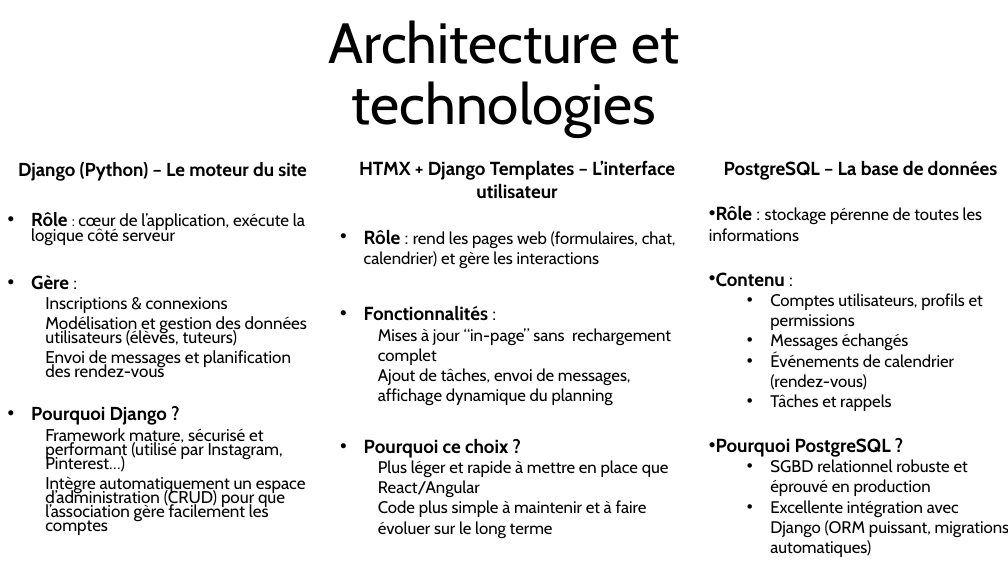
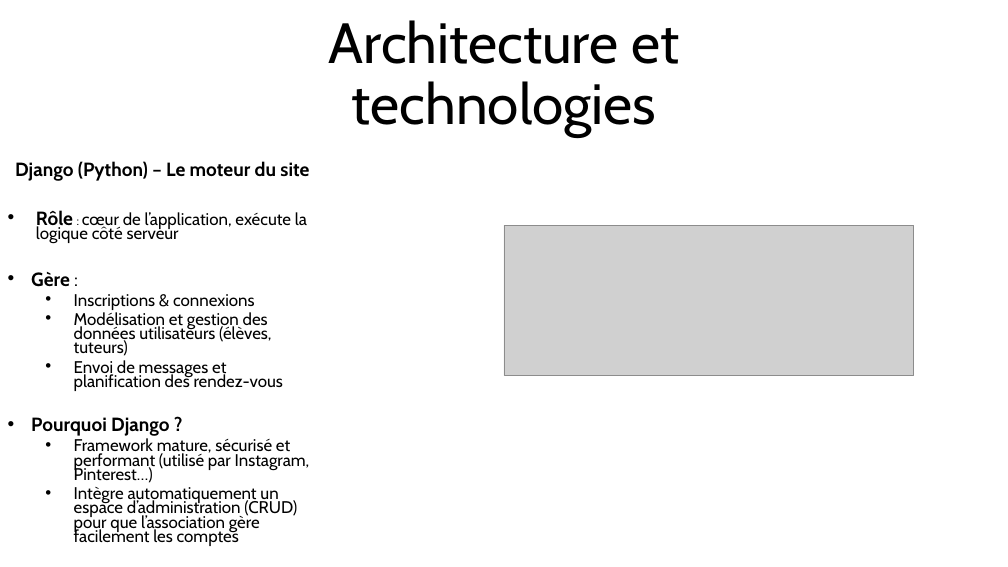
Before and after one commit to bastien06150/HomeSkolar-, a slide deck: slide 3 of Maingaud_Bastien_Presentation_16062025.pptx. Drawn at 1008x567 pixels with LibreOffice and Linux fonts; fonts in the diff are those of the drawing; grey boxes stand for pictures. Boxes give left, top, right and bottom in pixels: in the first picture for what was removed or moved away, otherwise in the second. Text is boxed around its words. In the diff, an @@ line names an element or a change of style, - is before the commit and + after.

Commit message:
Mise à jour : modif présentation, suppression ancien backlog, ajout nouveau backlog et dossier HomeSkolar

```diff
--- a/Maingaud_Bastien_Presentation_16062025.pptx
+++ b/Maingaud_Bastien_Presentation_16062025.pptx
@@ text "Django (Python) – Le moteur ..." at box(15, 161, 310, 546): size 17.9 to 18.2 pt in "Django (Python) – Le moteur du site", "Rôle", "Gère :", "Pourquoi Django ?"; size 14.4 to 11.9 pt in ":"; indent changed; bullet none to • @@
@@ text removed at box(359, 160, 676, 538) @@
-HTMX + Django Templates – L’interface utilisateur
-• Rôle : rend les pages web (formulaires, chat, calendrier) et gère les interactions
-• Fonctionnalités :
-  Mises à jour “in-page” sans rechargement complet
-  Ajout de tâches, envoi de messages, affichage dynamique du planning
-• Pourquoi ce choix ?
-  Plus léger et rapide à mettre en place que React/Angular
-  Code plus simple à maintenir et à faire évoluer sur le long terme
@@ text removed at box(709, 160, 1008, 557) @@
-PostgreSQL – La base de données
-• Rôle : stockage pérenne de toutes les informations
-• Contenu :
-  • Comptes utilisateurs, profils et permissions
-  • Messages échangés
-  • Événements de calendrier (rendez-vous)
-  • Tâches et rappels
-• Pourquoi PostgreSQL ?
-  • SGBD relationnel robuste et éprouvé en production
-  • Excellente intégration avec Django (ORM puissant, migrations automatiques)
@@ picture added at box(504, 225, 914, 376) @@
```
Also in this commit, not shown: 2 slides added, 4 other files.
